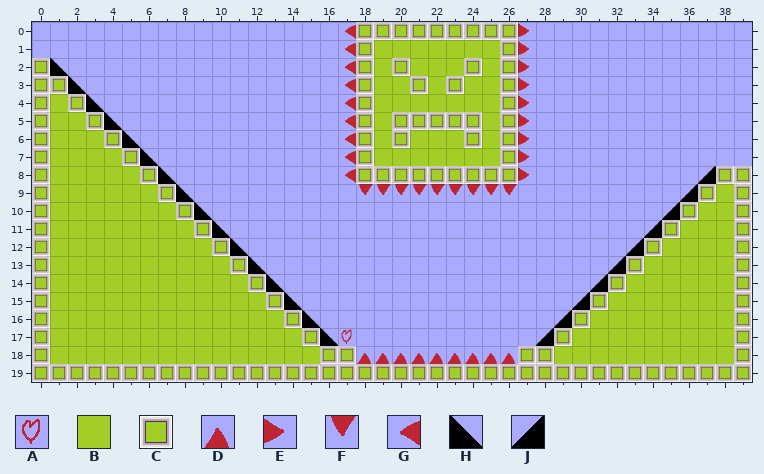
An edit to a level. Tiled map, Assets/Other Assets/Chunks/Chunk_H_3C.tmx. The picture above was drawn from the file before the commit.
Cells are 32x32 px. Shown: x 0..39, y 0..19.
Key: from "Tileset": A 5, B 10, C 11, D 31, E 32, F 33, G 34, H 40, J 43.
_ is an empty cell.
Layer "Tile Layer 1" before, first column x 0:
 0 _________________GCCCCCCCCCE____________
 1 _________________GCBBBBBBBCE____________
 2 CH_______________GCBCBBBCBCE____________
 3 CCH______________GCBBCBCBBCE____________
 4 CBCH_____________GCBBBBBBBCE____________
 5 CBBCH____________GCBCCCCCBCE____________
 6 CBBBCH___________GCBCBBBCBCE____________
 7 CBBBBCH__________GCBBBBBBBCE____________
 8 CBBBBBCH_________GCCCCCCCCCE_________JCC
 9 CBBBBBBCH_________FFFFFFFFF_________JCBC
10 CBBBBBBBCH_________________________JCBBC
11 CBBBBBBBBCH_______________________JCBBBC
12 CBBBBBBBBBCH_____________________JCBBBBC
13 CBBBBBBBBBBCH___________________JCBBBBBC
14 CBBBBBBBBBBBCH_________________JCBBBBBBC
15 CBBBBBBBBBBBBCH_______________JCBBBBBBBC
16 CBBBBBBBBBBBBBCH_____________JCBBBBBBBBC
17 CBBBBBBBBBBBBBBCHA__________JCBBBBBBBBBC
18 CBBBBBBBBBBBBBBBCCDDDDDDDDDCCBBBBBBBBBBC
19 CCCCCCCCCCCCCCCCCCCCCCCCCCCCCCCCCCCCCCCC
And afterwards:
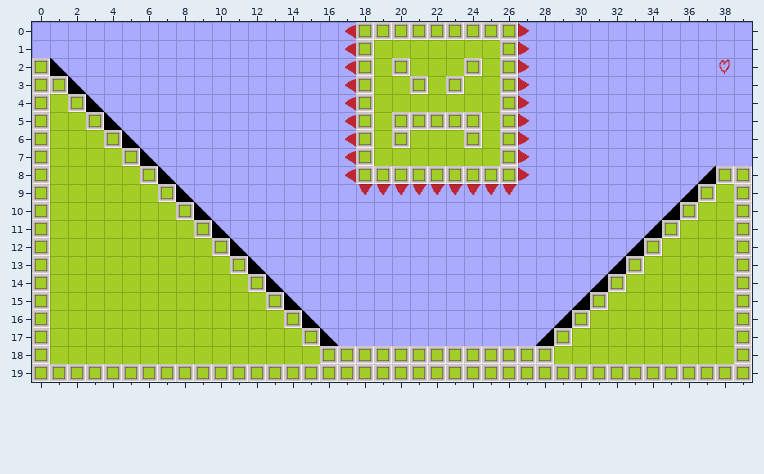
Difference:
Layer "Tile Layer 1":
y 2: x 38 _ -> A
y 17: x 17 A -> _
y 18: x 18..26 DDDDDDDDD -> CCCCCCCCC
